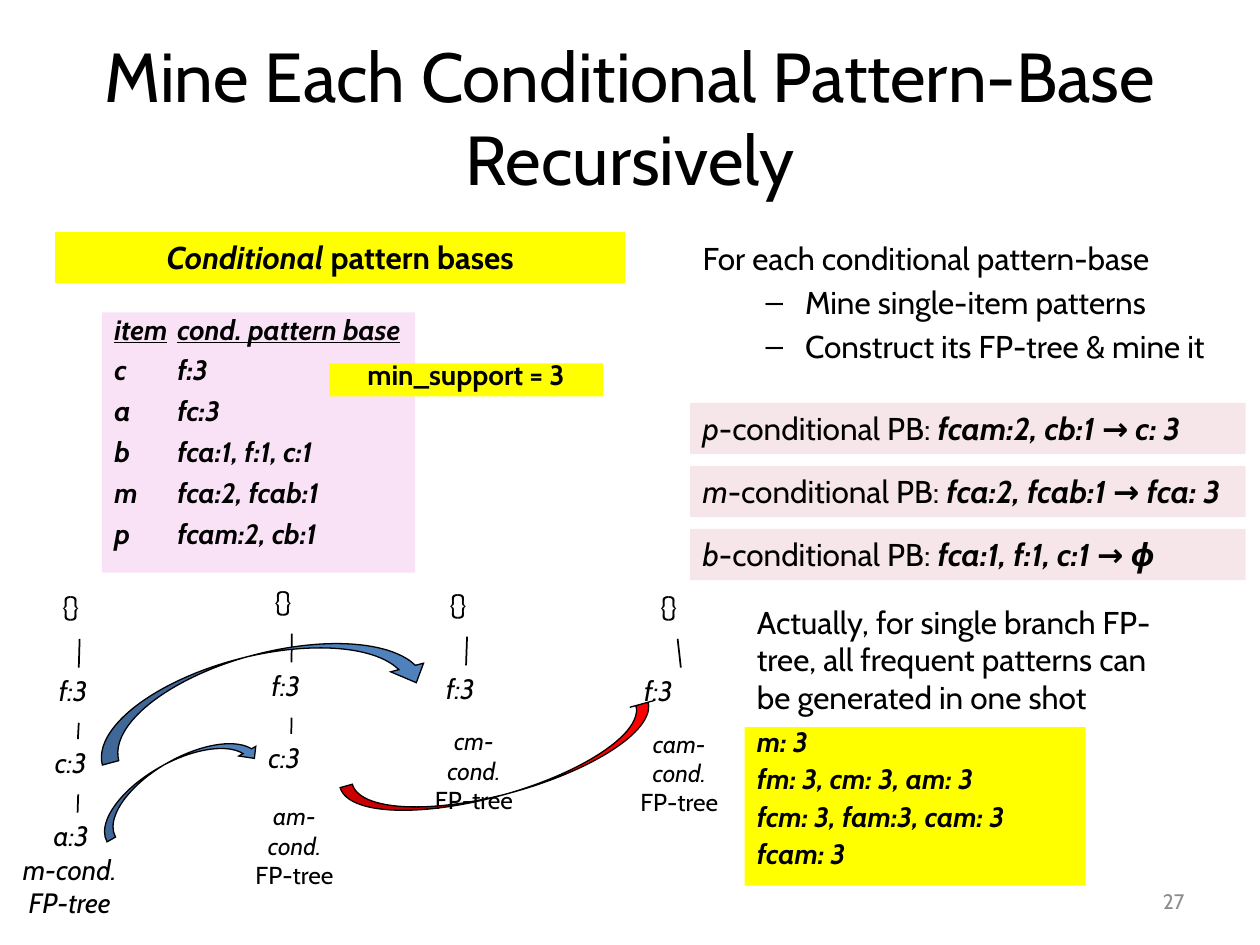
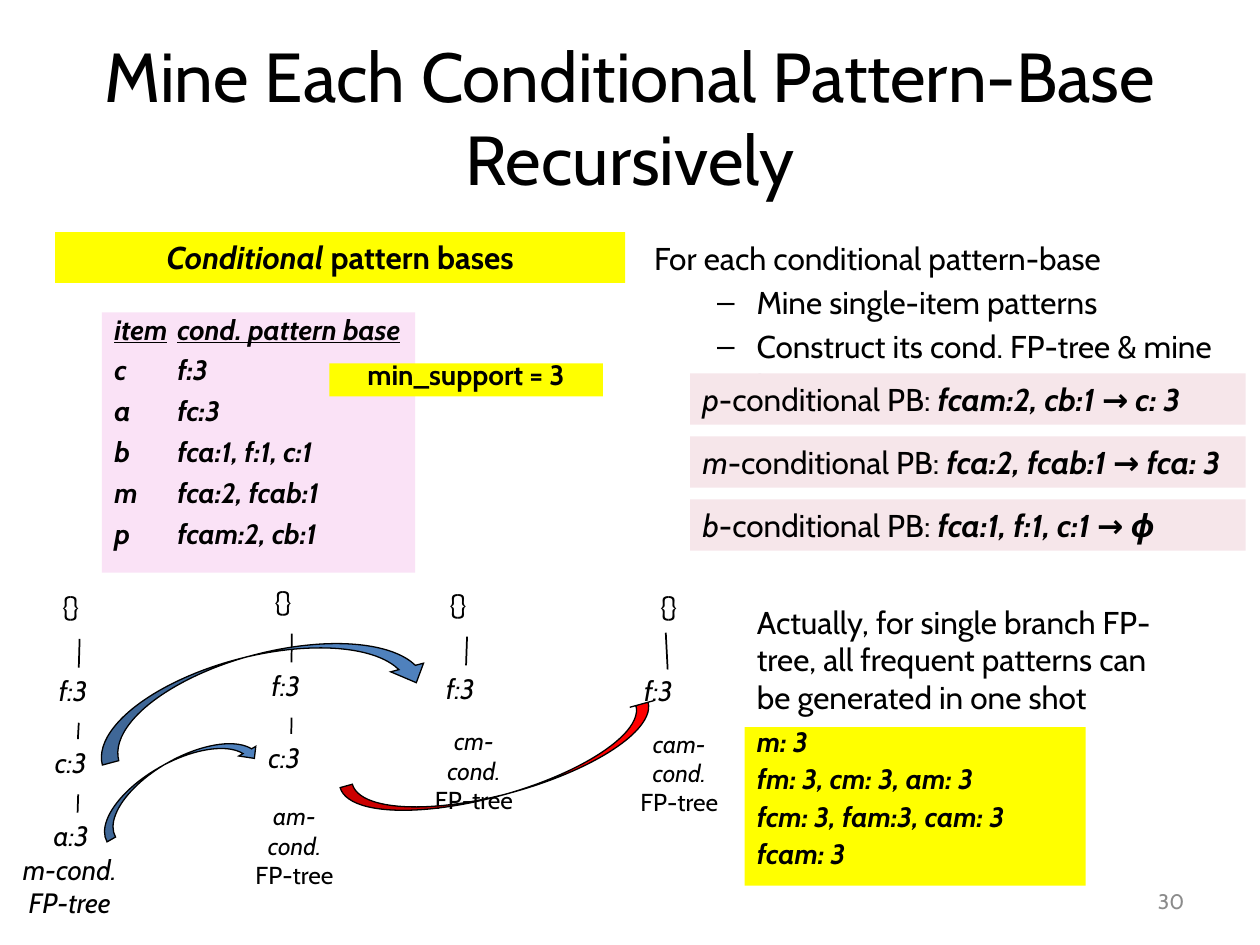
Before and after one commit to mjiang89/mjiang89.github.io, a slide deck: slide 30 of teaching/CS412Summer17-Chapter6.pptx (slide 27 before the commit). Drawn at 1260x945 pixels with LibreOffice and Linux fonts; fonts in the diff are those of the drawing. Boxes give left, top, right and bottom in pixels: in the first picture for what was removed or moved away, otherwise in the second. Text is boxed around its words. In the diff, an @@ line names an element or a change of style, - is before the commit and + after.

```diff
--- a/teaching/CS412Summer17-Chapter6.pptx
+++ b/teaching/CS412Summer17-Chapter6.pptx
@@ text "For each conditional pattern-base": place and size @@
-text "For each conditional pattern-base" at (703,246,1204,359)
+text "For each conditional pattern-base" at (654,246,1212,403)
@@ text at (757,334,1212,403): text changed @@
-  – Construct its FP-tree & mine it
+  – Construct its cond. FP-tree & mine it
@@ 3 rectangles: place and size @@
-3 rectangles at (690,403,1246,581)
+3 rectangles at (690,373,1246,551)
@@ line moved from (678, 639) - (680, 668) to (665, 633) - (668, 669) @@
@@ page number at (1158,894,1184,909): text changed @@
-27
+30
```
Also in this commit, not shown: 16 other slides changed, 6 slides added, 1 slide removed, 2 other files.
